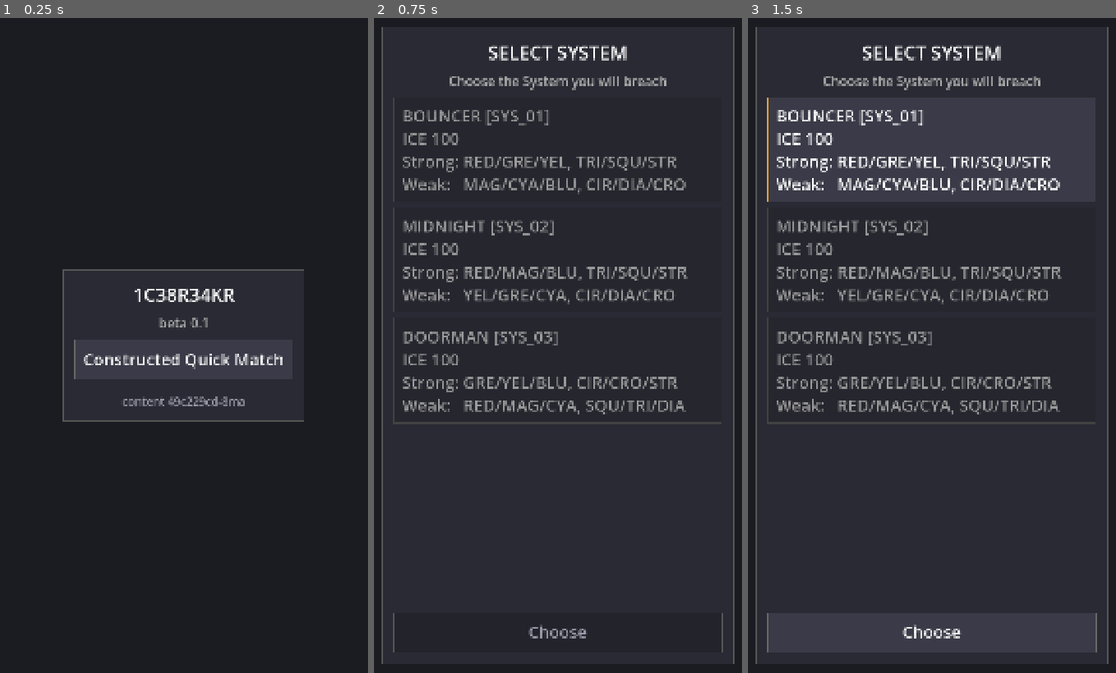
Above: before the commit, frames 1-3 (left to right).
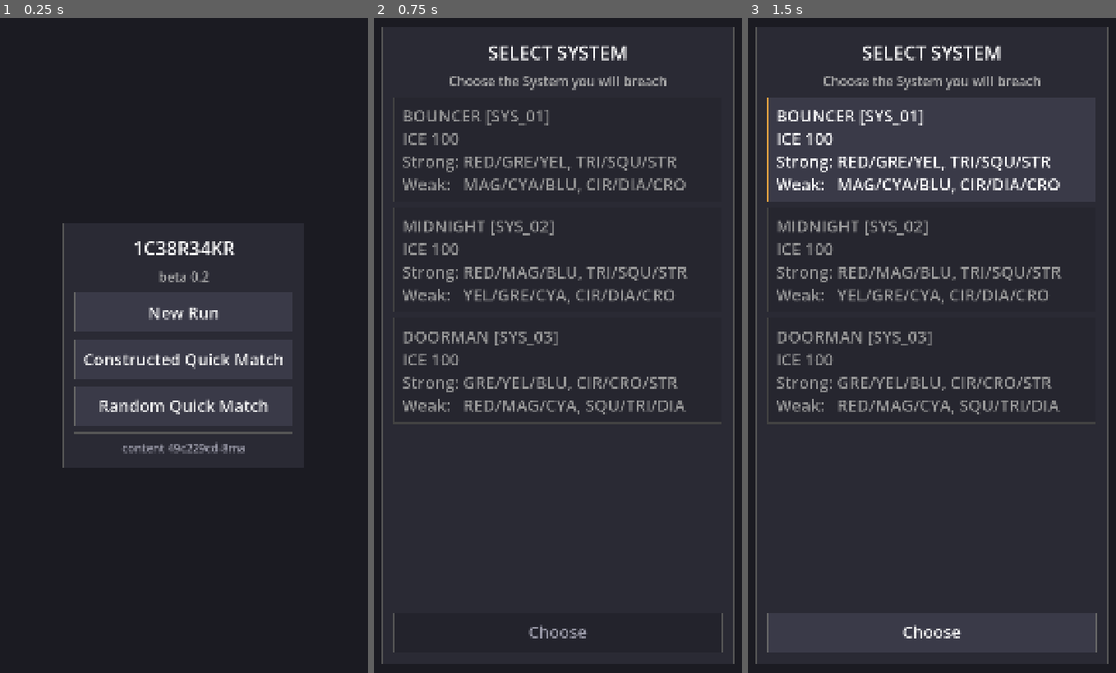
Above: after the commit, the same moments.

Repository: acpirate/1C38R34KR
Game: Godot game, scene res://scenes/main.tscn
Same seed, same stepped clock (60 frames per second), same inputs: the game is played once before the commit and once after it.
Inputs:
- Up to frame 1 (0.25 s): no input
- Up to frame 2 (0.75 s): click "Constructed Quick Match" at 0.5 s
- Up to frame 3 (1.5 s): click "BOUNCER [SYS_01] ICE 100 Stro…" at 1.25 s

The runs differ from the first frame. In frame 1, 3.1% of the frame differs, in the area x 16-83%, y 31-69%; in frame 2, nothing differs; in frame 3, nothing differs.

Commit message:
Add the Run screens and a shared safe-area policy for Beta 0.2 Phase F
Boss, Hacker, and Deck selection, the Path Choice, Run context on Build, the Run result with retry and progression, the PENDING_BOSS_BATTLE stop, and a Random Quick Match entry. All the selection screens reuse the existing select-then-confirm chooser rather than adding new list widgets.

Section 20.1: the safe area moves out of the battle screen into UiTheme and is applied at the shell every menu is built into, so a new screen is covered by existing rather than by remembering to opt in. A missed screen is unreachable controls under a cutout, which a screenshot does not show and the tablet cannot detect at all.

Verified on the Galaxy Tab A end to end: new Run through Boss, Hacker and Deck selection, the fixed DOORMAN and THRESHOLD intro route, ICE 100, 150 and 200 across battles 1 to 3, in-pool Systems and distinct HOSTs on the escalation routes, four UPGRADEs accumulating in acquisition order, the final ODANSHAY route at ICE 250 with the exhaustion case explained on screen, and the stop point surviving a force-stop and relaunch as Continue Run — Boss route ready. Clean log throughout.

2798 headless tests pass. Run parity 500/500 walks with no divergence. Recorded as P-031 through P-033, the middle one noting that beta 0.1's battle debug bar already provided a force win, so D-029 was written slightly over-scoped.

Co-Authored-By: Claude Opus 5 <noreply@anthropic.com>

Diff:
--- a/scenes/battle/battle_screen.gd
+++ b/scenes/battle/battle_screen.gd
@@ -277,17 +277,17 @@
 ## The safe area keeps status text and controls clear of a display cutout and
 ## rounded corners. Queried rather than hardcoded, because a cutout is
 ## per-device.
+##
+## Beta 0.2 §20.1 — the inset arithmetic moved to `UiTheme.safe_area_insets` so
+## every top-level screen gets the same answer from one place. The padding added
+## on top of it is this screen's own, and the resulting behaviour is unchanged.
 func _apply_safe_area(root: Control) -> void:
-	var safe := DisplayServer.get_display_safe_area()
-	var screen := DisplayServer.screen_get_size()
-	if screen.x <= 0 or screen.y <= 0:
-		return
-	var scale_x := size.x / float(screen.x)
-	var scale_y := size.y / float(screen.y)
-	root.offset_left = safe.position.x * scale_x + UiTheme.px(6)
-	root.offset_top = safe.position.y * scale_y + UiTheme.px(6)
-	root.offset_right = -((screen.x - safe.end.x) * scale_x + UiTheme.px(6))
-	root.offset_bottom = -((screen.y - safe.end.y) * scale_y + UiTheme.px(6))
+	var insets := UiTheme.safe_area_insets(size)
+	var pad := UiTheme.px(6)
+	root.offset_left = insets.x + pad
+	root.offset_top = insets.y + pad
+	root.offset_right = -(insets.z + pad)
+	root.offset_bottom = -(insets.w + pad)
 
 
 # ---------------------------------------------------------------------------
--- a/scenes/main.gd
+++ b/scenes/main.gd
@@ -26,6 +26,17 @@
 var _host_id := ""
 var _build: Array = []
 var _seed := 0
+
+## The active session. At most one of these is non-null: a Run part-way through
+## setup, or a committed Run. Both null means Quick Match, which keeps its
+## selections in the fields above.
+var _setup: RunSetup = null
+var _run: Run = null
+
+## The origin the Build screen currently on display opened with. Committed to
+## the Run when the player confirms — the alpha's split between a Build screen's
+## own state and the Run's committed build (see port-notes P-028).
+var _build_origin: Types.BuildOrigin = Types.BuildOrigin.DEFAULT
 
 
 func _ready() -> void:
@@ -95,10 +106,15 @@
 
 	_shell = MarginContainer.new()
 	_shell.set_anchors_preset(Control.PRESET_FULL_RECT)
-	_shell.add_theme_constant_override("margin_left", UiTheme.px(10))
-	_shell.add_theme_constant_override("margin_right", UiTheme.px(10))
-	_shell.add_theme_constant_override("margin_top", UiTheme.px(12))
-	_shell.add_theme_constant_override("margin_bottom", UiTheme.px(12))
+	# §20.1 — the safe area is applied HERE, at the shell every menu is built
+	# into, rather than screen by screen. Beta 0.2 adds five top-level screens;
+	# opting each one in individually is how one of them gets missed, and a
+	# missed one is unreachable controls under a cutout rather than a visible bug.
+	var insets := UiTheme.safe_area_insets(size)
+	_shell.add_theme_constant_override("margin_left", UiTheme.px(10) + insets.x)
+	_shell.add_theme_constant_override("margin_right", UiTheme.px(10) + insets.z)
+	_shell.add_theme_constant_override("margin_top", UiTheme.px(12) + insets.y)
+	_shell.add_theme_constant_override("margin_bottom", UiTheme.px(12) + insets.w)
 	add_child(_shell)
 
 	var host: Control = _shell
@@ -165,16 +181,24 @@
 func _show_title(fingerprint: String) -> void:
 	_fresh_screen(true)
 	_heading(TITLE)
-	_subheading("beta 0.1")
+	_subheading("beta 0.2")
+
+	# Leaving the title drops whatever session was on screen, so nothing stale
+	# survives into a new one.
+	_setup = null
+	_run = null
 
 	# Continue appears only for a save this build can actually restore. A save
 	# from different content is rejected rather than offered and then failed.
-	var saved := SaveState.read()
+	var saved := SessionSave.read()
 	if saved["ok"]:
-		var s: GameState = saved["state"]
-		_button("Continue — turn %d" % s.turn, func(): _resume(s))
-
-	_button("Constructed Quick Match", _show_system_select)
+		_button(_continue_label(saved), func(): _resume_session(saved))
+
+	_button("New Run", _show_boss_select)
+	_button("Constructed Quick Match", func():
+		_run = null
+		_show_system_select())
+	_button("Random Quick Match", _start_random_quick_match)
 
 	_divider()
 
@@ -322,9 +346,25 @@
 	_heading("BUILD")
 	_subheading("ACTIVE BUILD (top to bottom) — order is charge priority")
 
+	# A Run builds against its OWN selected Hacker and Deck, and against a known
+	# encounter. Quick Match keeps the pinned pair.
 	var inventory: Array = []
-	inventory.append_array(Content.hacker(Content.DEFAULT_HACKER_ID)["portfolio"])
-	inventory.append_array(Content.deck(Content.DEFAULT_DECK_ID)["portfolio"])
+	if _run != null:
+		inventory = _run.inventory
+		# §20 — Run context above the build. The encounter is committed by this
+		# point, so what it is should not be something the player has to carry
+		# in their head from the previous screen.
+		for line in _run_context_lines():
+			var ctx := Label.new()
+			ctx.text = line
+			ctx.autowrap_mode = TextServer.AUTOWRAP_WORD_SMART
+			ctx.add_theme_font_size_override("font_size", UiTheme.font_small())
+			ctx.add_theme_color_override("font_color", PacketStyle.TEXT_DIM)
+			_root.add_child(ctx)
+		_divider()
+	else:
+		inventory.append_array(Content.hacker(Content.DEFAULT_HACKER_ID)["portfolio"])
+		inventory.append_array(Content.deck(Content.DEFAULT_DECK_ID)["portfolio"])
 
 	# TouchScroll, not ScrollContainer: these regions are wall-to-wall Buttons,
 	# and a Button eats the one-finger drag that would otherwise scroll.
@@ -337,14 +377,15 @@
 	list.size_flags_horizontal = Control.SIZE_EXPAND_FILL
 	scroll.add_child(list)
 
-	for slot in _build.size():
+	var active := _active_build()
+	for slot in active.size():
 		var row := HBoxContainer.new()
 		row.add_theme_constant_override("separation", UiTheme.px(4))
 
 		# Each slot shows what it IS, not just its name: the binding it draws
 		# charge from and the Function it will fire. Those two facts are the
 		# whole basis for ordering the build, and a bare name hides both.
-		var current := Content.program(_build[slot])
+		var current := Content.program(active[slot])
 		var summary := Button.new()
 		summary.text = "%d. %s\n%s — %s (%d)" % [
 			slot + 1, current["name"],
@@ -392,12 +433,12 @@
 			b.custom_minimum_size.y = UiTheme.px(34)
 			# A Program already elsewhere in the build cannot be added twice:
 			# the build is four DISTINCT Programs.
-			b.disabled = _build.has(pid) and _build[slot] != pid
-			b.modulate = PacketStyle.TINT_NONE if _build[slot] == pid else PacketStyle.TINT_INACTIVE
+			b.disabled = active.has(pid) and active[slot] != pid
+			b.modulate = PacketStyle.TINT_NONE if active[slot] == pid else PacketStyle.TINT_INACTIVE
 			var s := slot
 			var p := str(pid)
 			b.pressed.connect(func():
-				_build[s] = p
+				_edit_replace(s, p)
 				_show_build())
 			swap_row.add_child(b)
 		list.add_child(swap_row)
@@ -416,7 +457,47 @@
 		seed_row.add_child(seed_field)
 		_root.add_child(seed_row)
 
-	_button("Begin", _start_battle)
+	if _run != null:
+		_button("Begin battle %d" % _run.step, _start_run_battle)
+		# Debug-only Force Win (D-029). It lives HERE, before the battle, rather
+		# than on the defeat screen: the point is to reach a later battle
+		# without playing the earlier ones, and a control that first requires
+		# playing a battle to completion saves nothing. Deliberately minimal —
+		# no RESTART_RUN, no availability matrix, no wizard log record.
+		if OS.is_debug_build() and not _run.opponent_is_boss():
+			_button("[debug] Skip battle %d" % _run.step, func():
+				_run.confirm_build(_build_origin)
+				_advance_run())
+	else:
+		_button("Begin", _start_battle)
+
+
+## The build the Build screen is editing. A Run owns its own; Quick Match keeps
+## the remembered constructed one, and the two are deliberately never shared.
+func _active_build() -> Array:
+	return _run.build if _run != null else _build
+
+
+## Build edits go through the Run so the invariant — four DISTINCT inventory
+## Programs — is enforced in one place, and so an edit marks the build as
+## player-edited rather than leaving it looking carried-forward.
+func _edit_replace(slot: int, program_id: String) -> void:
+	if _run != null:
+		if _run.replace_in_build(slot, program_id):
+			_build_origin = Types.BuildOrigin.PLAYER_EDITED
+	else:
+		_build[slot] = program_id
+
+
+func _edit_move(slot: int, delta: int) -> void:
+	if _run != null:
+		if _run.move_build_slot(slot, delta):
+			_build_origin = Types.BuildOrigin.PLAYER_EDITED
+	else:
+		var dest := slot + delta
+		var moved = _build[slot]
+		_build[slot] = _build[dest]
+		_build[dest] = moved
 
 
 ## The Packet identities a Program draws charge from, in words. Full names, not
@@ -454,12 +535,10 @@
 	b.text = glyph
 	b.custom_minimum_size = Vector2(UiTheme.px(44), UiTheme.px(22))
 	var dest := slot + delta
-	b.disabled = dest < 0 or dest >= _build.size()
+	b.disabled = dest < 0 or dest >= _active_build().size()
 	if not b.disabled:
 		b.pressed.connect(func():
-			var moved = _build[slot]
-			_build[slot] = _build[dest]
-			_build[dest] = moved
+			_edit_move(slot, delta)
 			_show_build())
 	return b
 
@@ -525,11 +604,24 @@
 
 
 func _on_battle_finished(winner: int) -> void:
-	# A concluded battle is not resumable, so its save is cleared rather than
-	# left to offer a Continue that would restore a finished battle.
-	SaveState.clear()
 	if _finished_state != null:
 		LogStore.flush_battle(_finished_state, _finished_state.metrics, _finished_state.log)
+
+	if _run != null:
+		# A Run OUTLIVES its battles. The save is rewritten without the battle
+		# record rather than cleared, so quitting from the result screen still
+		# comes back to a Run in progress.
+		if winner == Types.Side.PLAYER:
+			_run.phase = Types.SessionPhase.PENDING_BUILD
+		else:
+			_run.retry_battle()
+		SessionSave.write(SessionSave.run_to_dict(_run, null))
+		_show_run_result(winner)
+		return
+
+	# A concluded Quick Match is not resumable, so its save is cleared rather
+	# than left to offer a Continue that would restore a finished battle.
+	SessionSave.clear()
 	_show_result(winner)
 
 
@@ -667,3 +759,365 @@
 	for u in (_finished_state.units[side] as Array):
 		out.append(u.program_id)
 	return out
+
+
+# ---------------------------------------------------------------------------
+# Run setup and progression (beta 0.2)
+# ---------------------------------------------------------------------------
+#
+# The order is fixed: New Run -> Boss -> Hacker -> Deck -> Path -> Build ->
+# Battle, then Path -> Build -> Battle for each battle after the first.
+#
+# Every screen below persists at its COMMITMENT, not on arrival. A highlighted
+# card is never Run state — the select-then-confirm split `_show_chooser`
+# already provides is exactly the line between "looking at" and "chose".
+
+
+## What Continue offers, phrased so a stale save is recognisable before it is
+## resumed rather than after.
+func _continue_label(saved: Dictionary) -> String:
+	match str(saved["mode"]):
+		"RUN_SETUP":
+			var s: RunSetup = saved["setup"]
+			return "Continue Run — %s setup" % Content.boss(s.boss_id)["name"]
+		"RUN":
+			var r: Run = saved["run"]
+			if r.is_pending_boss_battle():
+				return "Continue Run — Boss route ready"
+			return "Continue Run — battle %d of %d" % [r.step, Run.RUN_LENGTH]
+		_:
+			return "Continue — turn %d" % (saved["state"] as GameState).turn
+
+
+func _resume_session(saved: Dictionary) -> void:
+	match str(saved["mode"]):
+		"RUN_SETUP":
+			_setup = saved["setup"]
+			_run = null
+			# Resume lands on the screen AFTER the last commitment, which is
+			# exactly what the persisted setup step records.
+			if _setup.step == Types.SetupStep.HACKER:
+				_show_hacker_select()
+			else:
+				_show_deck_select()
+		"RUN":
+			_setup = null
+			_run = saved["run"]
+			if saved["state"] != null:
+				_enter_battle(saved["state"])
+			else:
+				_resume_run_screen()
+		_:
+			_setup = null
+			_run = null
+			_resume(saved["state"])
+
+
+## Where a committed Run with no battle in progress belongs.
+func _resume_run_screen() -> void:
+	match _run.phase:
+		Types.SessionPhase.PENDING_PATH:
+			_show_path_choice()
+		Types.SessionPhase.PENDING_BOSS_BATTLE:
+			_show_pending_boss_battle()
+		_:
+			_build_origin = _run.build_origin
+			_show_build()
+
+
+# ---- setup ----
+
+## Boss Selection. The DESTRUCTIVE New-Run boundary: confirming here replaces
+## any existing save, so it is the one selection that discards prior progress.
+func _show_boss_select() -> void:
+	var options: Array = []
+	for b in Content.all_bosses():
+		options.append({
+			"id": str(b["id"]),
+			"name": "%s [%s]" % [b["name"], b["id"]],
+			"lines": [
+				"ICE %d" % int(b["base_ice"]),
+				"Strong: %s, %s" % [
+					_token_list(b["strong_colors"], Vocab.COLOR_TOKENS),
+					_token_list(b["strong_shapes"], Vocab.SHAPE_TOKENS),
+				],
+			],
+		})
+
+	var choose := func(id):
+		# The route seed is drawn ONCE, here, so the whole Run's route
+		# randomness comes from one persisted, gameplay-isolated stream.
+		var seeded := Session.make_setup_random()
+		_setup = RunSetup.commit_boss(str(id), Constants.default_settings(), int(seeded["seed"]))
+		_run = null
+		if _setup == null:
+			return
+		SessionSave.write(SessionSave.setup_to_dict(_setup))
+		_show_hacker_select()
+
+	_show_chooser(
+		"SELECT BOSS",
+		"The Run ends here. Chosen now, fought last.",
+		options, choose, func(): _show_title(Content.fingerprint())
+	)
+
+
+func _show_hacker_select() -> void:
+	var options: Array = []
+	for id in Content.active()["hackers"]:
+		var h := Content.hacker(id)
+		options.append({
+			"id": str(id),
+			"name": "%s [%s]" % [h["name"], id],
+			"lines": [
+				"LINK %d" % int(h["base_link"]),
+				"Strong: %s, %s" % [
+					_token_list(h["strong_colors"], Vocab.COLOR_TOKENS),
+					_token_list(h["strong_shapes"], Vocab.SHAPE_TOKENS),
+				],
+			],
+		})
+
+	var choose := func(id):
+		var next := _setup.commit_hacker(str(id))
+		if next == null:
+			return
+		_setup = next
+		SessionSave.write(SessionSave.setup_to_dict(_setup))
+		_show_deck_select()
+
+	# No Back to Boss Selection: the Boss is committed and fixed for the Run.
+	# Offering a way back that could not actually change it would be a lie.
+	_show_chooser("SELECT HACKER", "Choose who runs this breach", options, choose)
+
+
+func _show_deck_select() -> void:
+	var options: Array = []
+	for id in Content.active()["decks"]:
+		var d := Content.deck(id)
+		options.append({
+			"id": str(id),
+			"name": "%s [%s]" % [d["name"], id],
+			"lines": [
+				"+%d LINK" % int(d["add_link"]),
+				"Function: %s" % str(d["fn"]["name"]),
+			],
+		})
+
+	var choose := func(id):
+		# Committing the Deck completes setup and generates the Battle 1 offers,
+		# which persist immediately — they are state, not a screen.
+		var r := _setup.commit_deck(str(id))
+		if r == null:
+			return
+		_run = r
+		_setup = null
+		SessionSave.write(SessionSave.run_to_dict(_run, null))
+		_show_path_choice()
+
+	_show_chooser("SELECT DECK", "Choose the Deck you carry", options, choose)
+
+
+# ---- path choice ----
+
+## The Path Choice. Two complete encounter packages; taking one commits the
+## opponent, the HOST, and the reward together.
+func _show_path_choice() -> void:
+	var pending := _run.pending_path
+	var options: Array = []
+	for o in pending.offers:
+		var enemy := (
+			Content.boss(o.opponent_id)
+			if o.opponent_kind == Types.OpponentKind.BOS
+			else Content.system(o.opponent_id)
+		)
+		var upgrade := Content.upgrade(o.upgrade_id)
+		var host := Content.host(o.host_id)
+		options.append({
+			"id": str(o.index),
+			"name": "%s%s" % [
+				str(enemy["name"]),
+				"  ·  BOSS" if o.opponent_kind == Types.OpponentKind.BOS else "",
+			],
+			"lines": [
+				"ICE %d" % Run.resolve_run_ice(_run.settings, o.opponent_kind, o.opponent_id, pending.step),
+				"HOST: %s — %s" % [str(host["name"]), _passive_summary(host)],
+				"UPGRADE: %s — %s" % [str(upgrade["name"]), _passive_summary(upgrade)],
+			],
+		})
+
+	var choose := func(id):
+		if not _run.select_path(int(id)):
+			return
+		# The UPGRADE is acquired HERE, before Build, so it is active for the
+		# battle it was offered alongside — including Battle 1.
+		_build_origin = _run.opening_build_origin()
+		SessionSave.write(SessionSave.run_to_dict(_run, null))
+		_show_build()
+
+	var exhausted := ""
+	if pending.upgrade_exhausted:
+		exhausted = "  ·  one UPGRADE remains, so both paths offer it"
+	_show_chooser(
+		"BATTLE %d OF %d" % [pending.step, Run.RUN_LENGTH],
+		"Choose your route%s" % exhausted,
+		options, choose
+	)
+
+
+## An identity's PASSIVEs in words, for a card. Falls back to the payload
+## Function's name when a carrier has no authored display text.
+func _passive_summary(row: Dictionary) -> String:
+	var passives: Array = row.get("passives", [])
+	if passives.is_empty():
+		return "no PASSIVEs"
+	var parts := PackedStringArray()
+	for p in passives:
+		var text := str(p["display"])
+		if text == "":
+			text = str(Content.function(str(p["function_id"]))["name"])
+		parts.append(text)
+	return ", ".join(parts)
+
+
+# ---- run context, battle, result ----
+
+## The Run's standing facts, shown above Build so the encounter being built
+## against is never something the player has to remember from the last screen.
+func _run_context_lines() -> PackedStringArray:
+	var enemy := (
+		Content.boss(_run.opponent_id)
+		if _run.opponent_is_boss()
+		else Content.system(_run.opponent_id)
+	)
+	var out := PackedStringArray()
+	out.append("Battle %d of %d  ·  vs %s  ·  ICE %d" % [
+		_run.step, Run.RUN_LENGTH, str(enemy["name"]), _run.encounter_ice(),
+	])
+	out.append("HOST %s  ·  LINK %d" % [str(Content.host(_run.host_id)["name"]), _run.hacker_max_link])
+	if _run.upgrade_ids.is_empty():
+		out.append("UPGRADEs: none yet")
+	else:
+		var names := PackedStringArray()
+		for uid in _run.upgrade_ids:
+			names.append(str(Content.upgrade(uid)["name"]))
+		out.append("UPGRADEs: %s" % ", ".join(names))
+	out.append("Boss: %s" % str(Content.boss(_run.boss_id)["name"]))
+	return out
+
+
+func _start_run_battle() -> void:
+	_run.confirm_build(_build_origin)
+
+	# §12 — the Run stops before Boss combat rather than fabricating it.
+	if _run.opponent_is_boss():
+		_run.enter_pending_boss_battle()
+		SessionSave.write(SessionSave.run_to_dict(_run, null))
+		_show_pending_boss_battle()
+		return
+
+	var state := Session.create_run_battle(_run, _seed)
+	if state == null:
+		return
+	_run.phase = Types.SessionPhase.ACTIVE_BATTLE
+	SessionSave.write(SessionSave.run_to_dict(_run, state))
+	_enter_battle(state)
+
+
+## §12.1 — the beta 0.2 stop point.
+##
+## The Run holds a complete, committed Boss + HOST + UPGRADE package and is
+## deliberately NOT marked complete: beta 0.3 picks this state up from disk.
+func _show_pending_boss_battle() -> void:
+	if _content != null:
+		_content.queue_free()
+		_content = null
+
+	_fresh_screen(true)
+	_heading("ROUTE COMMITTED")
+	_subheading("Boss battle port continues in Beta 0.3")
+
+	for line in _run_context_lines():
+		var l := Label.new()
+		l.text = line
+		l.autowrap_mode = TextServer.AUTOWRAP_WORD_SMART
+		l.add_theme_font_size_override("font_size", UiTheme.font_body())
+		l.add_theme_color_override("font_color", PacketStyle.TEXT_DIM)
+		_root.add_child(l)
+
+	_divider()
+	# The Run is PRESERVED, not ended. Returning to the title and continuing
+	# comes straight back here.
+	_button("Back to title", func(): _show_title(Content.fingerprint()))
+
+
+## The result of a Run battle. Progression, retry, and abandonment live here; a
+## Quick Match keeps its own result screen.
+func _show_run_result(winner: int) -> void:
+	if _content != null:
+		_content.queue_free()
+		_content = null
+
+	var won := winner == Types.Side.PLAYER
+	_fresh_screen(true)
+	_heading("VICTORY" if won else "DEFEAT")
+	_subheading(
+		"System ICE breached — battle %d of %d." % [_run.step, Run.RUN_LENGTH]
+		if won else "Hacker LINK severed."
+	)
+
+	if won:
+		_button("Continue Run", _advance_run)
+	else:
+		# A retry is the SAME encounter with the SAME build — nothing rerolls
+		# and no reward is granted twice.
+		_button("Retry battle %d" % _run.step, func():
+			_run.retry_battle()
+			_build_origin = _run.opening_build_origin()
+			SessionSave.write(SessionSave.run_to_dict(_run, null))
+			_show_build())
+
+	_button("Abandon Run", func():
+		SessionSave.clear()
+		_show_title(Content.fingerprint()))
+
+	_divider()
+	for line in _run_context_lines():
+		var l := Label.new()
+		l.text = line
+		l.autowrap_mode = TextServer.AUTOWRAP_WORD_SMART
+		l.add_theme_font_size_override("font_size", UiTheme.font_small())
+		l.add_theme_color_override("font_color", PacketStyle.TEXT_FAINT)
+		_root.add_child(l)
+
+	if _finished_state != null and _finished_state.metrics != null:
+		_show_metrics(_finished_state)
+
+
+## Progress past a won battle. At the last step there is no next path — the Run
+## has already committed its Boss route and stops instead of advancing.
+func _advance_run() -> void:
+	if _run.advance_after_victory():
+		SessionSave.write(SessionSave.run_to_dict(_run, null))
+		_show_path_choice()
+	else:
+		_show_pending_boss_battle()
+
+
+# ---- random quick match ----
+
+## §14 — one isolated setup stream rolls the build, then the System, then the
+## HOST, and the battle starts WITHOUT opening Build.
+##
+## It acquires no UPGRADEs, involves no Boss, and never writes to Constructed
+## Quick Match's remembered build — which is why `_build` is left alone here.
+func _start_random_quick_match() -> void:
+	_run = null
+	_setup = null
+	var seeded := Session.make_setup_random()
+	var rolled := Session.random_quick_match_setup(seeded["rng"])
+	_system_id = str(rolled["system_id"])
+	_host_id = str(rolled["host_id"])
+	_enter_battle(Session.create_quick_match(
+		_system_id, _host_id, _seed, rolled["build"], {}, true
+	))
--- a/scenes/ui_theme.gd
+++ b/scenes/ui_theme.gd
@@ -119,3 +119,41 @@
 	box.content_margin_top = px(8)
 	box.content_margin_bottom = px(8)
 	return box
+
+
+# ---------------------------------------------------------------------------
+# Safe area (beta 0.2 §20.1)
+# ---------------------------------------------------------------------------
+#
+# Beta 0.1 protected only the battle screen, because it was the only screen that
+# ran edge to edge. Beta 0.2 adds several top-level screens, so the policy moves
+# here and every screen queries the same answer.
+#
+# Queried at runtime, never hardcoded: a cutout is per-device, and a constant
+# that happened to suit the S25 would be wrong on the tablet and wrong again on
+# the next phone.
+
+## The safe-area inset, in this Control's coordinate space.
+##
+## `control_size` is the size of the Control the insets will be applied to.
+## DisplayServer reports the safe area in PHYSICAL screen pixels, while the
+## viewport is stretched, so the ratio between them is what converts one to the
+## other. Getting this wrong is invisible on a device without a cutout and
+## badly wrong on one with it.
+##
+## Returns zero insets when the display cannot answer — a desktop window, or a
+## headless run. A screen that gets no insets is still laid out correctly; it
+## just has nothing to avoid.
+static func safe_area_insets(control_size: Vector2) -> Vector4i:
+	var safe := DisplayServer.get_display_safe_area()
+	var screen := DisplayServer.screen_get_size()
+	if screen.x <= 0 or screen.y <= 0:
+		return Vector4i.ZERO
+	var scale_x := control_size.x / float(screen.x)
+	var scale_y := control_size.y / float(screen.y)
+	return Vector4i(
+		int(safe.position.x * scale_x),
+		int(safe.position.y * scale_y),
+		int((screen.x - safe.end.x) * scale_x),
+		int((screen.y - safe.end.y) * scale_y),
+	)
Not shown, changed: staging/port-notes.md
